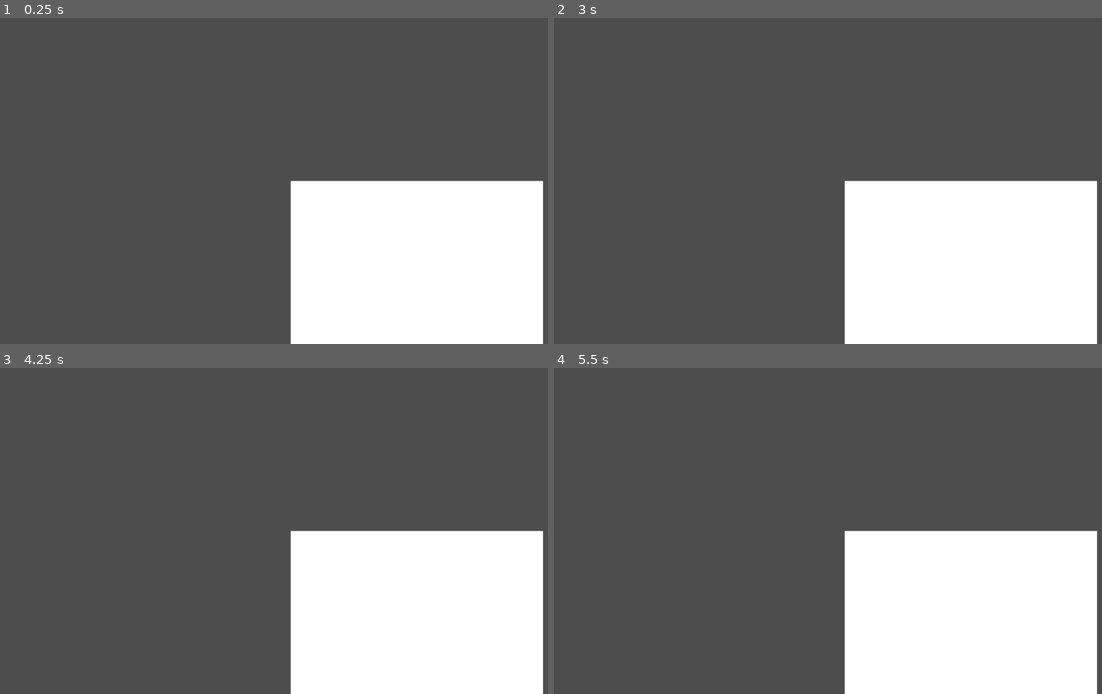
Above: before the commit, frames 1-4 (two rows, left to right).
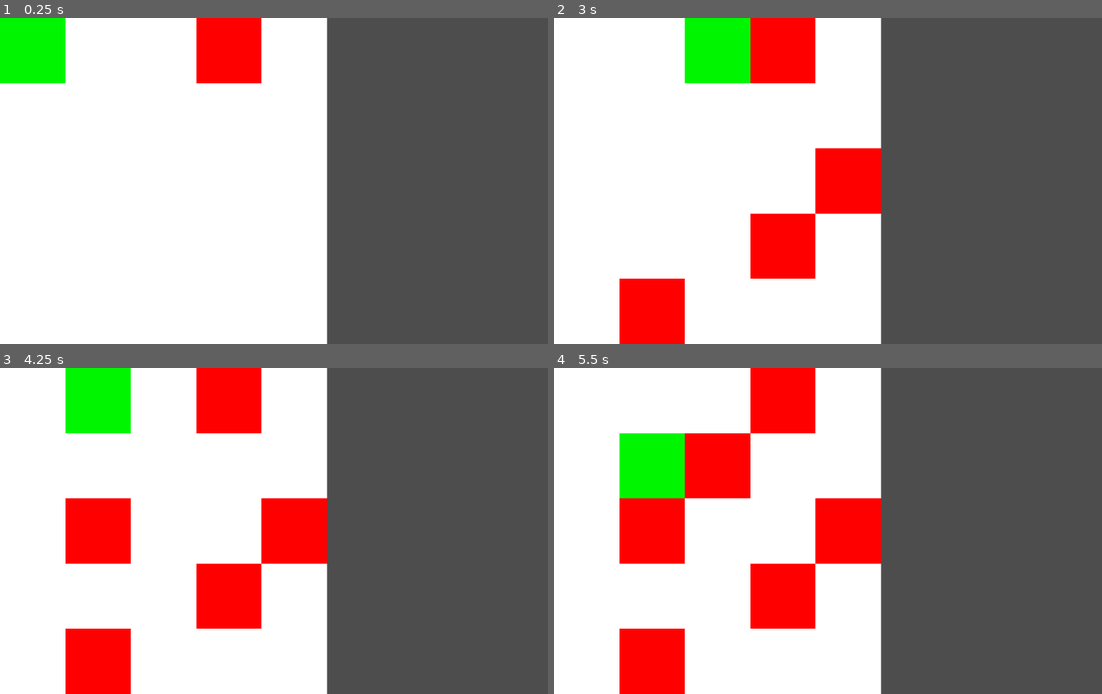
Above: after the commit, the same moments.

Repository: jlucaso1/MyGame
Game: Godot game, scene res://Scenes/MainScene.tscn
The game is run twice, just before and just after one commit, with the same random seed, the same clock (stepped at 60 frames per second) and the same inputs. Before the commit the project starts from res://MainScene.tscn.
Inputs:
- Up to frame 1 (0.25 s): no input
- Up to frame 2 (3 s): tap Enter at 0.5, 2.75 s; hold Right (ui_right) 0.53-1.28 s; tap Space at 1.25 s; hold Down (ui_down) 1.28-2.03 s; hold Right (ui_right) 2.03-2.78 s; hold Up (ui_up) from 2.78 s (still down)
- Up to frame 3 (4.25 s): tap Space at 3.5 s; release Up (ui_up) at 3.53 s; hold Left (ui_left) from 3.53 s (still down)
- Up to frame 4 (5.5 s): tap Enter at 4.25 s; release Left (ui_left) at 5.03 s; hold Down (ui_down) from 5.03 s (still down)

The runs differ from the first frame. In frame 1, 76% of the frame differs, in the area x 0-100%, y 0-100%; in frame 2, 77%; in frame 3, 77%; in frame 4, 77%.

Commit message:
refactor: game mechanics

Diff:
--- /dev/null
+++ b/Background.gd
@@ -0,0 +1,6 @@
+extends Sprite2D
+
+@onready var board_size = %Config.get("board_size")
+
+func _ready():
+	scale = board_size
--- /dev/null
+++ b/Camera2D.gd
@@ -0,0 +1,22 @@
+extends Camera2D
+
+@onready var board_size = %Config.get("board_size")
+@export var zoom_factor = 1.0
+
+func _ready():
+	get_tree().get_root().connect("size_changed", _resize)
+	_resize()
+
+func _resize():
+	var viewport_size = get_viewport_rect().size
+	var aspect_ratio = viewport_size.x / viewport_size.y
+	var board_width = board_size.x
+	var board_height = board_size.y
+	if board_width / board_height < aspect_ratio:
+		board_width = board_height * aspect_ratio
+	else:
+		board_height = board_width / aspect_ratio
+	var zoom_y = viewport_size.y / board_height
+	var zoom_x = viewport_size.x / board_width
+	set_zoom(Vector2(zoom_x, zoom_y) * zoom_factor)
+	set_position(Vector2(0, 0))
--- /dev/null
+++ b/Config.gd
@@ -0,0 +1,3 @@
+extends Node
+
+@export var board_size := Vector2(10, 10)
--- /dev/null
+++ b/FruitController.gd
@@ -0,0 +1,19 @@
+extends Node
+
+@onready var board_size := %Config.get("board_size") as Vector2
+@onready var fruit_prefab := preload("res://Prefabs/fruit.tscn")
+
+var rng = RandomNumberGenerator.new()
+
+func _on_timer_timeout():
+	spawn_fruit_random()
+
+func spawn_fruit_random():
+	var new_fruit_position = Vector2(rng.randi_range(0,board_size.x - 1), rng.randi_range(0,board_size.y - 1))
+	for fruit in get_children():
+		if fruit.is_in_group("Fruit"):
+			if(fruit.position == new_fruit_position):
+				return spawn_fruit_random()
+	var fruit = fruit_prefab.instantiate()
+	fruit.position = Vector2(new_fruit_position)
+	add_child(fruit)
--- /dev/null
+++ b/GameState.gd
@@ -0,0 +1,6 @@
+extends Node
+
+var _points := 0
+
+func add_points(newPoints = 1):
+	_points += newPoints
--- a/MainScene.tscn
+++ /dev/null
@@ -1,19 +0,0 @@
-[gd_scene load_steps=3 format=3 uid="uid://cj15jnn83pnsb"]
-
-[ext_resource type="PackedScene" uid="uid://dmxdyem5u8iys" path="res://player.tscn" id="1_jurg0"]
-
-[sub_resource type="CanvasTexture" id="CanvasTexture_uctj5"]
-
-[node name="Node2D" type="Node2D"]
-
-[node name="Camera2D" type="Camera2D" parent="."]
-zoom = Vector2(50, 50)
-
-[node name="Player" parent="." instance=ExtResource("1_jurg0")]
-
-[node name="Background" type="Node2D" parent="."]
-
-[node name="Sprite" type="Sprite2D" parent="Background"]
-scale = Vector2(10, 10)
-texture = SubResource("CanvasTexture_uctj5")
-centered = false
--- /dev/null
+++ b/Prefabs/fruit.tscn
@@ -0,0 +1,18 @@
+[gd_scene load_steps=3 format=3 uid="uid://chwgesqet5ty5"]
+
+[sub_resource type="CanvasTexture" id="CanvasTexture_8x6en"]
+
+[sub_resource type="RectangleShape2D" id="RectangleShape2D_03nil"]
+size = Vector2(1, 1)
+
+[node name="Fruit" type="Area2D" groups=["Fruit"]]
+modulate = Color(1, 0, 0, 1)
+
+[node name="Sprite2D" type="Sprite2D" parent="."]
+modulate = Color(1, 0, 0, 1)
+texture = SubResource("CanvasTexture_8x6en")
+centered = false
+
+[node name="CollisionShape2D" type="CollisionShape2D" parent="."]
+position = Vector2(0.5, 0.5)
+shape = SubResource("RectangleShape2D_03nil")
--- /dev/null
+++ b/Prefabs/player.tscn
@@ -0,0 +1,19 @@
+[gd_scene load_steps=3 format=3 uid="uid://dmxdyem5u8iys"]
+
+[sub_resource type="CanvasTexture" id="CanvasTexture_8x6en"]
+
+[sub_resource type="RectangleShape2D" id="RectangleShape2D_03nil"]
+size = Vector2(1, 1)
+
+[node name="Player" type="Area2D"]
+z_index = 1
+
+[node name="Sprite2D" type="Sprite2D" parent="."]
+modulate = Color(0, 0.964706, 0, 1)
+texture = SubResource("CanvasTexture_8x6en")
+centered = false
+
+[node name="CollisionShape2D" type="CollisionShape2D" parent="."]
+position = Vector2(0.5, 0.5)
+scale = Vector2(0.5, 0.5)
+shape = SubResource("RectangleShape2D_03nil")
--- /dev/null
+++ b/Scenes/MainScene.tscn
@@ -0,0 +1,48 @@
+[gd_scene load_steps=10 format=3 uid="uid://dpnrvb665chkl"]
+
+[ext_resource type="Script" path="res://Camera2D.gd" id="1_dv6di"]
+[ext_resource type="PackedScene" uid="uid://dmxdyem5u8iys" path="res://Prefabs/player.tscn" id="1_jurg0"]
+[ext_resource type="Script" path="res://Background.gd" id="2_rghqf"]
+[ext_resource type="Script" path="res://player.gd" id="3_6gdp8"]
+[ext_resource type="Script" path="res://Config.gd" id="4_c34b6"]
+[ext_resource type="PackedScene" uid="uid://chwgesqet5ty5" path="res://Prefabs/fruit.tscn" id="6_yldxu"]
+[ext_resource type="Script" path="res://FruitController.gd" id="7_svmde"]
+[ext_resource type="Script" path="res://GameState.gd" id="8_nh5hv"]
+
+[sub_resource type="CanvasTexture" id="CanvasTexture_uctj5"]
+
+[node name="MainScene" type="Node2D"]
+
+[node name="Camera2D" type="Camera2D" parent="."]
+anchor_mode = 0
+zoom = Vector2(50, 50)
+script = ExtResource("1_dv6di")
+
+[node name="Background" type="Sprite2D" parent="."]
+texture = SubResource("CanvasTexture_uctj5")
+centered = false
+script = ExtResource("2_rghqf")
+
+[node name="Player" parent="." instance=ExtResource("1_jurg0")]
+script = ExtResource("3_6gdp8")
+
+[node name="Config" type="Node" parent="."]
+unique_name_in_owner = true
+script = ExtResource("4_c34b6")
+board_size = Vector2(5, 5)
+
+[node name="Fruit" parent="." instance=ExtResource("6_yldxu")]
+position = Vector2(3, 0)
+
+[node name="FruitController" type="Node" parent="."]
+script = ExtResource("7_svmde")
+
+[node name="Timer" type="Timer" parent="FruitController"]
+autostart = true
+
+[node name="GameState" type="Node" parent="."]
+unique_name_in_owner = true
+script = ExtResource("8_nh5hv")
+
+[connection signal="area_entered" from="Player" to="Player" method="_on_area_entered"]
+[connection signal="timeout" from="FruitController/Timer" to="FruitController" method="_on_timer_timeout"]
--- /dev/null
+++ b/player.gd
@@ -0,0 +1,22 @@
+extends Area2D
+
+var commands := {
+	"ui_right": func lambda(): position.x += 1,
+	"ui_left": func lambda(): position.x -= 1,
+	"ui_up": func lambda(): position.y -= 1,
+	"ui_down": func lambda(): position.y += 1
+}
+
+func _process(_delta):
+	_process_commands()
+
+func _process_commands():
+	for action in InputMap.get_actions():
+		if Input.is_action_just_pressed(action) && commands.has(action):
+			commands[action].call()
+
+
+func _on_area_entered(area):
+	if(area.is_in_group("Fruit")):
+		area.queue_free()
+		%GameState.get("add_points").call()
--- a/player.tscn
+++ /dev/null
@@ -1,10 +0,0 @@
-[gd_scene load_steps=2 format=3 uid="uid://dmxdyem5u8iys"]
-
-[sub_resource type="CanvasTexture" id="CanvasTexture_8x6en"]
-
-[node name="Player" type="Node2D"]
-
-[node name="Sprite2D" type="Sprite2D" parent="."]
-modulate = Color(0, 0.964706, 0, 1)
-texture = SubResource("CanvasTexture_8x6en")
-centered = false
--- a/project.godot
+++ b/project.godot
@@ -11,7 +11,7 @@
 [application]
 
 config/name="MyGame"
-run/main_scene="res://MainScene.tscn"
+run/main_scene="res://Scenes/MainScene.tscn"
 config/features=PackedStringArray("4.0", "Forward Plus")
 run/max_fps=60
 
